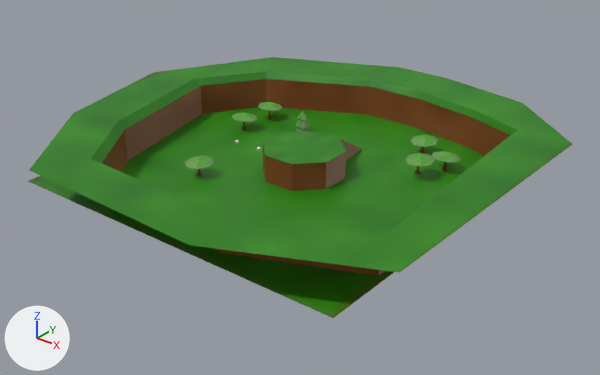
The Blender file src/blender/default-scene.blend, before and after one commit.
Rendered twice from a 50 mm lens placed at (259.0, -319.0, 188.0), pointed at (4.0, 0.0, -10.0). Lighting does not change. The marker at lower left points along +X, +Y and +Z.

The older version as bpy lines, for what is in view:
```python
ob_env_center = bpy.data.objects.new('Env_Center', me_env_center)
ob_env_center.location = (0.0, 0.0, 0.0)
ob_env_center.scale = (22.9, 22.9, 22.9)
ob_environment = bpy.data.objects.new('Environment', me_environment)
ob_environment.location = (0.0, 82.4, 0.8)
ob_environment.scale = (17.1, 17.1, 17.1)
ob_ground = bpy.data.objects.new('Ground', me_ground)
ob_ground.location = (0.0, 0.0, 0.0)
ob_tree = bpy.data.objects.new('Tree', me_tree)
ob_tree.location = (-59.9, 26.3, 10.7)
ob_tree.rotation_euler = (-0.068, 0.0511, -0.117)  # degrees (-3.9, 2.9, -6.7)
ob_tree.scale = (6.56, 6.56, 6.56)
ob_tree_001 = bpy.data.objects.new('Tree.001', me_tree_001)
ob_tree_001.location = (-59.9, 49.8, 10.7)
ob_tree_001.rotation_euler = (-0.068, 0.0511, -0.117)  # degrees (-3.9, 2.9, -6.7)
ob_tree_001.scale = (6.56, 6.56, 6.56)
ob_tree_002 = bpy.data.objects.new('Tree.002', me_tree_002)
ob_tree_002.location = (64.4, 49.8, 10.7)
ob_tree_002.rotation_euler = (-0.068, 0.0511, -0.117)  # degrees (-3.9, 2.9, -6.7)
ob_tree_002.scale = (6.56, 6.56, 6.56)
ob_tree_003 = bpy.data.objects.new('Tree.003', me_tree_003)
ob_tree_003.location = (43.5, 61.3, 10.8)
ob_tree_003.rotation_euler = (-0.068, 0.0511, -2.535)  # degrees (-3.9, 2.9, -145)
ob_tree_003.scale = (6.56, 6.56, 6.56)
ob_tree_004 = bpy.data.objects.new('Tree.004', me_tree_004)
ob_tree_004.location = (57.9, 32.5, 13.1)
ob_tree_004.rotation_euler = (-0.068, 0.0511, -2.535)  # degrees (-3.9, 2.9, -145)
ob_tree_004.scale = (6.56, 6.56, 6.56)
ob_tree_005 = bpy.data.objects.new('Tree.005', me_tree_005)
ob_tree_005.location = (-34.0, -38.6, 10.8)
ob_tree_005.rotation_euler = (-0.068, 0.0511, -2.535)  # degrees (-3.9, 2.9, -145)
ob_tree_005.scale = (6.56, 6.56, 6.56)
```
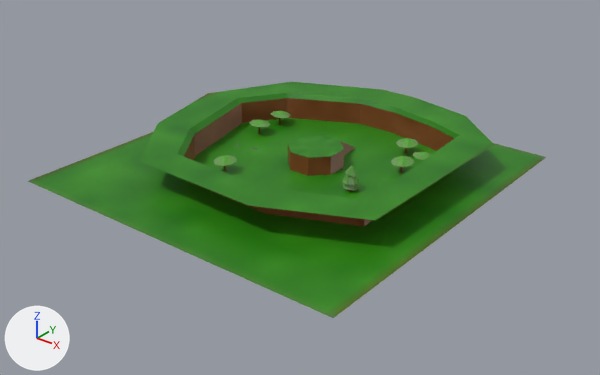
Location of each change, [x1, y1, x2, y2] in pixels of the pictures (600 x 375 px):
'Environment', moved, rescaled (35% narrower, 34% shorter)
    before: [29, 57, 572, 276]
    after: [139, 82, 494, 226]
'Env_Center', moved, rescaled (33% narrower, 33% shorter)
    before: [262, 131, 362, 191]
    after: [288, 136, 355, 176]
'Tree.005', moved, rescaled (17% narrower, 23% shorter)
    before: [185, 155, 214, 176]
    after: [213, 155, 237, 171]
'Tree.006', moved
    before: [296, 111, 310, 132]
    after: [343, 165, 360, 192]
'Tree.004', moved, rescaled (19% narrower, 22% shorter)
    before: [405, 153, 435, 175]
    after: [390, 156, 414, 173]
'Tree.003', moved, rescaled (20% narrower, 24% shorter)
    before: [410, 134, 439, 154]
    after: [396, 138, 419, 153]
'Tree.002', moved
    before: [432, 151, 460, 172]
    after: [413, 151, 432, 160]
'Tree', moved, rescaled
    before: [232, 112, 257, 131]
    after: [249, 120, 270, 134]
'Tree.001', moved, rescaled (19% narrower, 21% shorter)
    before: [257, 102, 283, 120]
    after: [270, 111, 291, 125]

Diff of the bpy script that builds the scene:
```diff
--- a/src/blender/default-scene.blend.py
+++ b/src/blender/default-scene.blend.py
@@ ob_tree @@
 ob_tree = bpy.data.objects.new('Tree', me_tree)
-ob_tree.location = (-59.9, 26.3, 10.7)
+ob_tree.location = (-48.5, 27.0, 8.7)
 ob_tree.rotation_euler = (-0.068, 0.0511, -0.117)  # degrees (-3.9, 2.9, -6.7)
-ob_tree.scale = (6.56, 6.56, 6.56)
+ob_tree.scale = (5.36, 5.36, 5.36)
@@ ob_environment @@
 ob_environment = bpy.data.objects.new('Environment', me_environment)
-ob_environment.location = (0.0, 82.4, 0.8)
-ob_environment.scale = (17.1, 17.1, 17.1)
+ob_environment.location = (0.0, 69.6, 0.7)
+ob_environment.scale = (11.8, 11.8, 11.8)
@@ ob_env_center @@
 ob_env_center = bpy.data.objects.new('Env_Center', me_env_center)
-ob_env_center.location = (0.0, 0.0, 0.0)
-ob_env_center.scale = (22.9, 22.9, 22.9)
+ob_env_center.location = (0.0, 12.8, 0.1)
+ob_env_center.scale = (15.8, 15.8, 15.8)
@@ ob_tree_001 @@
 ob_tree_001 = bpy.data.objects.new('Tree.001', me_tree_001)
-ob_tree_001.location = (-59.9, 49.8, 10.7)
+ob_tree_001.location = (-48.5, 46.2, 8.7)
 ob_tree_001.rotation_euler = (-0.068, 0.0511, -0.117)  # degrees (-3.9, 2.9, -6.7)
-ob_tree_001.scale = (6.56, 6.56, 6.56)
+ob_tree_001.scale = (5.36, 5.36, 5.36)
@@ ob_tree_002 @@
 ob_tree_002 = bpy.data.objects.new('Tree.002', me_tree_002)
-ob_tree_002.location = (64.4, 49.8, 10.7)
+ob_tree_002.location = (52.9, 46.2, 8.7)
 ob_tree_002.rotation_euler = (-0.068, 0.0511, -0.117)  # degrees (-3.9, 2.9, -6.7)
@@ ob_tree_003 @@
 ob_tree_003 = bpy.data.objects.new('Tree.003', me_tree_003)
-ob_tree_003.location = (43.5, 61.3, 10.8)
+ob_tree_003.location = (35.9, 55.6, 8.7)
 ob_tree_003.rotation_euler = (-0.068, 0.0511, -2.535)  # degrees (-3.9, 2.9, -145)
-ob_tree_003.scale = (6.56, 6.56, 6.56)
+ob_tree_003.scale = (5.36, 5.36, 5.36)
@@ ob_tree_004 @@
 ob_tree_004 = bpy.data.objects.new('Tree.004', me_tree_004)
-ob_tree_004.location = (57.9, 32.5, 13.1)
+ob_tree_004.location = (47.6, 32.1, 8.9)
 ob_tree_004.rotation_euler = (-0.068, 0.0511, -2.535)  # degrees (-3.9, 2.9, -145)
-ob_tree_004.scale = (6.56, 6.56, 6.56)
+ob_tree_004.scale = (5.36, 5.36, 5.36)
@@ ob_tree_005 @@
 ob_tree_005 = bpy.data.objects.new('Tree.005', me_tree_005)
-ob_tree_005.location = (-34.0, -38.6, 10.8)
+ob_tree_005.location = (-27.4, -26.0, 8.7)
 ob_tree_005.rotation_euler = (-0.068, 0.0511, -2.535)  # degrees (-3.9, 2.9, -145)
-ob_tree_005.scale = (6.56, 6.56, 6.56)
+ob_tree_005.scale = (5.36, 5.36, 5.36)
@@ ob_tree_006 @@
 ob_tree_006 = bpy.data.objects.new('Tree.006', me_tree_006)
-ob_tree_006.location = (-29.0, 43.6, 10.7)
+ob_tree_006.location = (38.7, -2.1, 10.7)
 ob_tree_006.rotation_euler = (-0.068, 0.0511, -0.117)  # degrees (-3.9, 2.9, -6.7)
```
